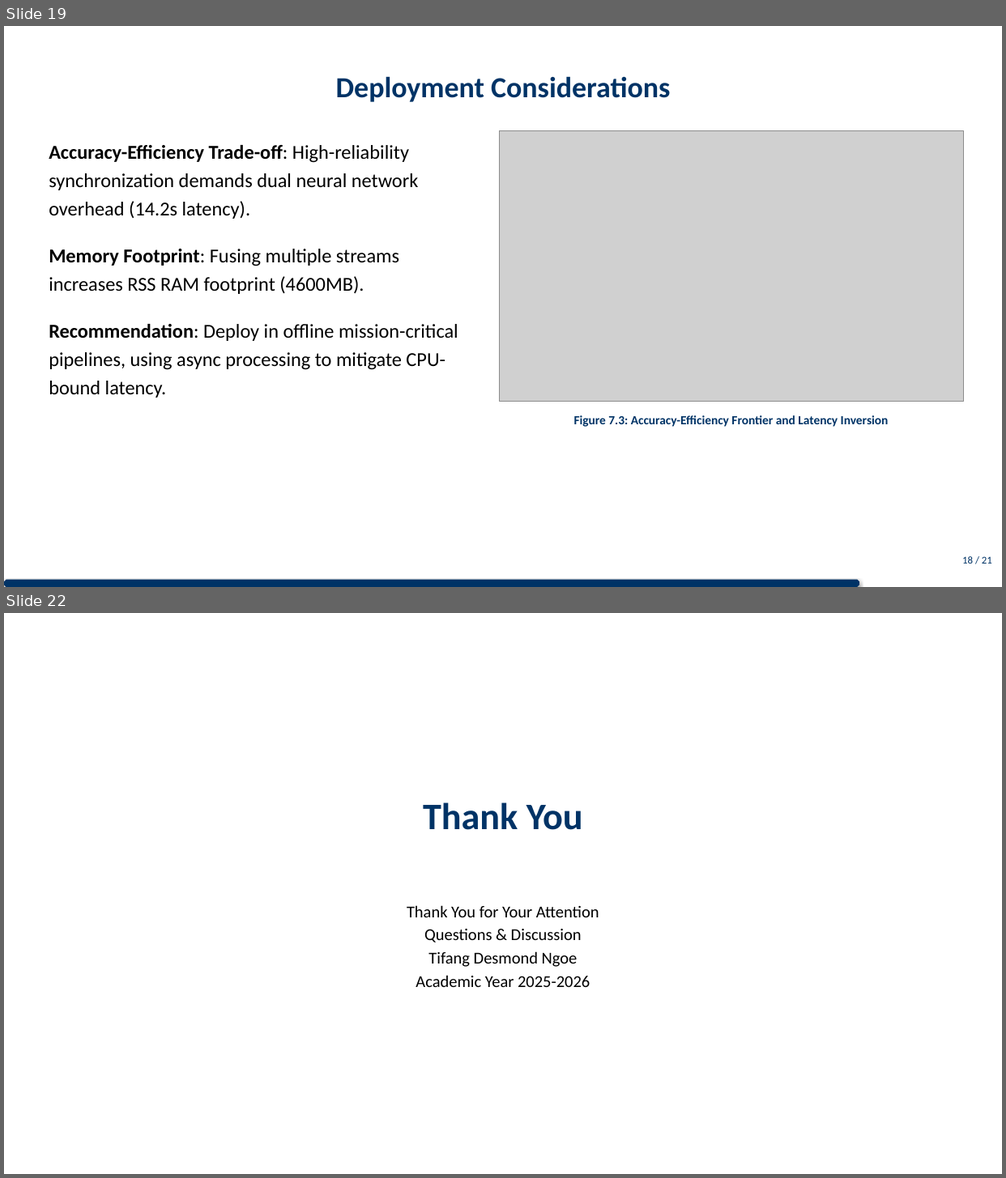
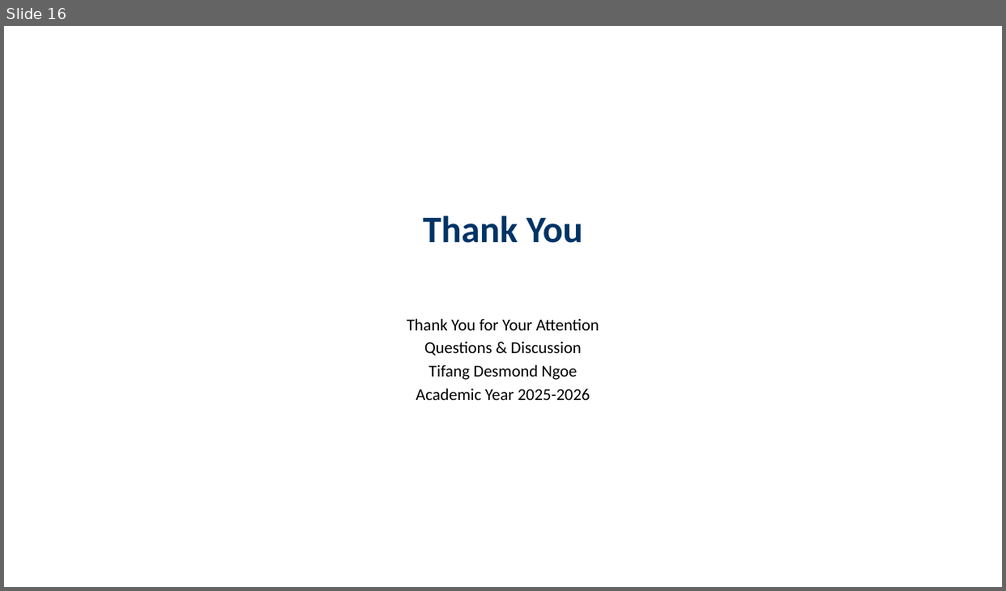
Before and after one commit to DESMOND135/DOCVQA-RAG-PERCEPTION-BENCHMARK, a slide deck: MAIN/presentation/presentation.pptx. Shown one above the other, each under a label of ours: slides 19 and 22 before the commit, slide 16 after it; the slides between them are not shown. The pictures are 1006x1178 and 1006x591 pixels, drawn with LibreOffice and Linux fonts; fonts in the diff are those of the drawing; grey boxes stand for pictures. Boxes give left, top, right and bottom in pixels: in the first picture for what was removed or moved away, otherwise in the second. Text is boxed around its words. In the diff, an @@ line names an element or a change of style, - is before the commit and + after.

```diff
--- a/MAIN/presentation/presentation.pptx
+++ b/MAIN/presentation/presentation.pptx
@@ slide 19 removed at (4, 26, 1002, 587), background #FFFFFF @@
@@ title removed at (336, 76, 670, 102) @@
-Deployment Considerations
@@ text removed at (49, 145, 458, 398) @@
-Accuracy-Efficiency Trade-off: High-reliability synchronization demands dual neural network overhead (14.2s latency).
-Memory Footprint: Fusing multiple streams increases RSS RAM footprint (4600MB).
-Recommendation: Deploy in offline mission-critical pipelines, using async processing to mitigate CPU-bound latency.
@@ picture removed at (500, 130, 964, 402) @@
@@ text removed at (574, 416, 889, 427) @@
-Figure 7.3: Accuracy-Efficiency Frontier and Latency Inversion
@@ text removed at (962, 557, 992, 564) @@
-18 / 21
@@ octagon removed at (4, 580, 859, 587) @@
@@ what was slide 22 is now slide 16 @@
```
Also in this commit, not shown: 13 slides changed, 1 slide added, 6 other slides removed, 23 other files.
